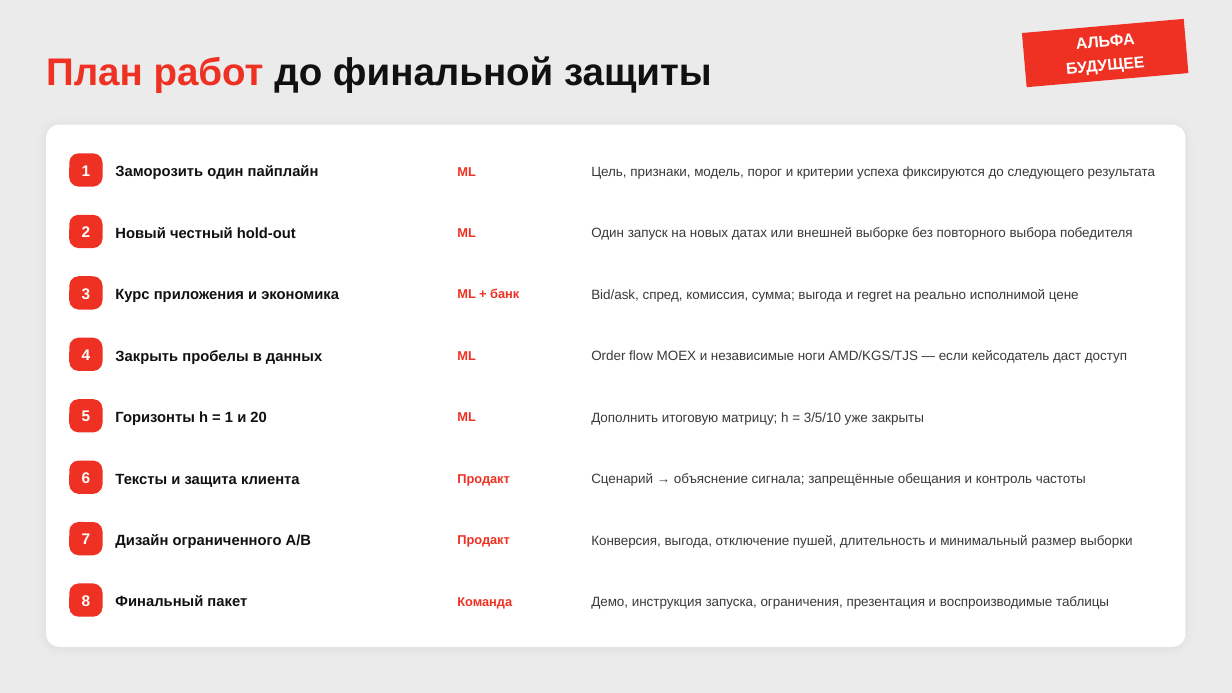
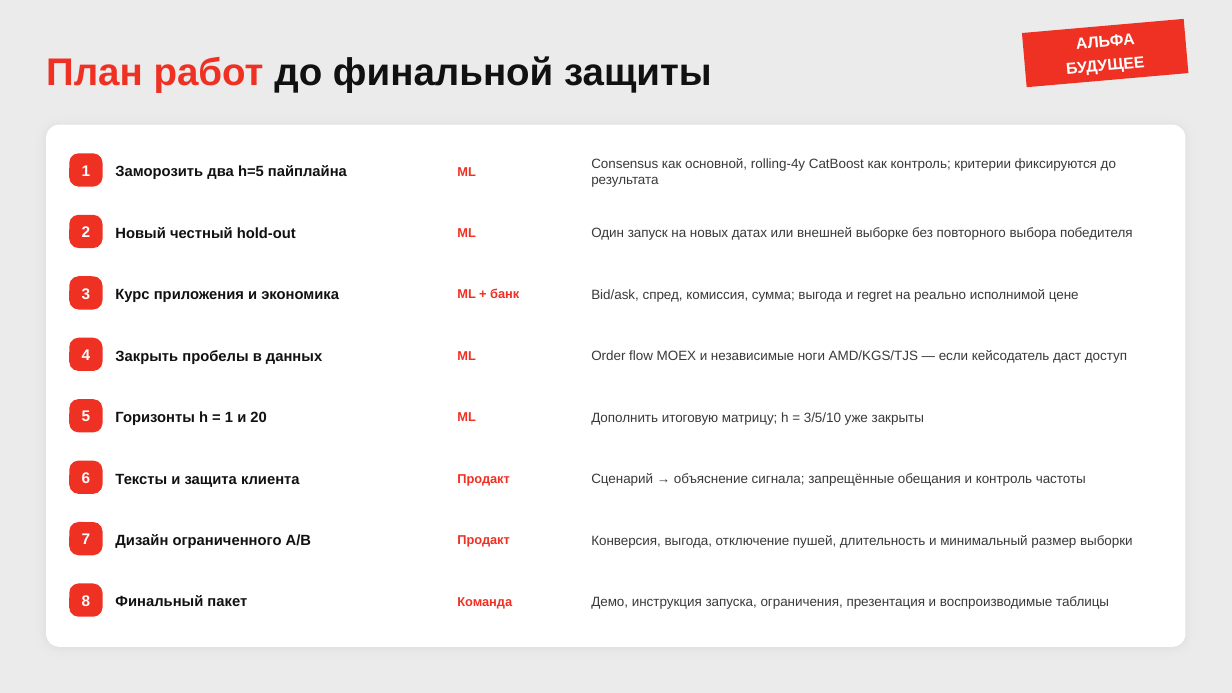
Before and after one commit to ne-olya/fx-pulse, a slide deck: slide 11 of docs/presentation/fx-pulse-interim.pptx. Drawn at 1232x693 pixels with LibreOffice and Linux fonts; fonts in the diff are those of the drawing. Boxes give left, top, right and bottom in pixels: in the first picture for what was removed or moved away, otherwise in the second. Text is boxed around its words. In the diff, an @@ line names an element or a change of style, - is before the commit and + after.

```diff
--- a/docs/presentation/fx-pulse-interim.pptx
+++ b/docs/presentation/fx-pulse-interim.pptx
@@ text at bbox=[115, 165, 347, 179]: text changed @@
-Заморозить один пайплайн
+Заморозить два h=5 пайплайна
@@ text at bbox=[591, 158, 1116, 187]: text changed @@
-Цель, признаки, модель, порог и критерии успеха фиксируются до следующего результата
+Consensus как основной, rolling-4y CatBoost как контроль; критерии фиксируются до результата
```
Also in this commit, not shown: 6 other slides changed, 15 other files.
